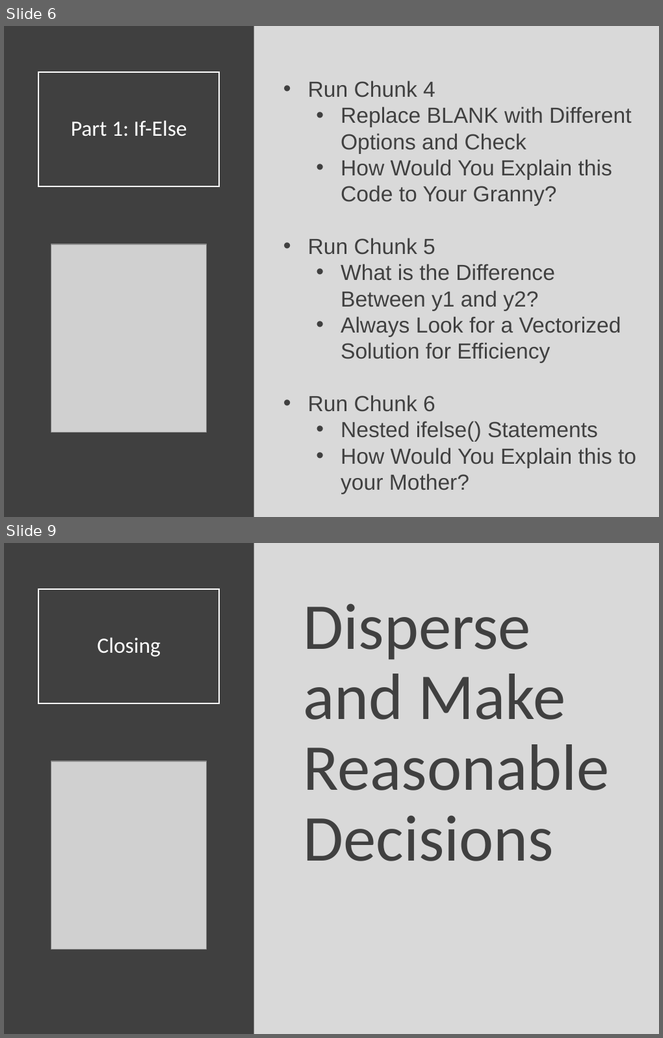
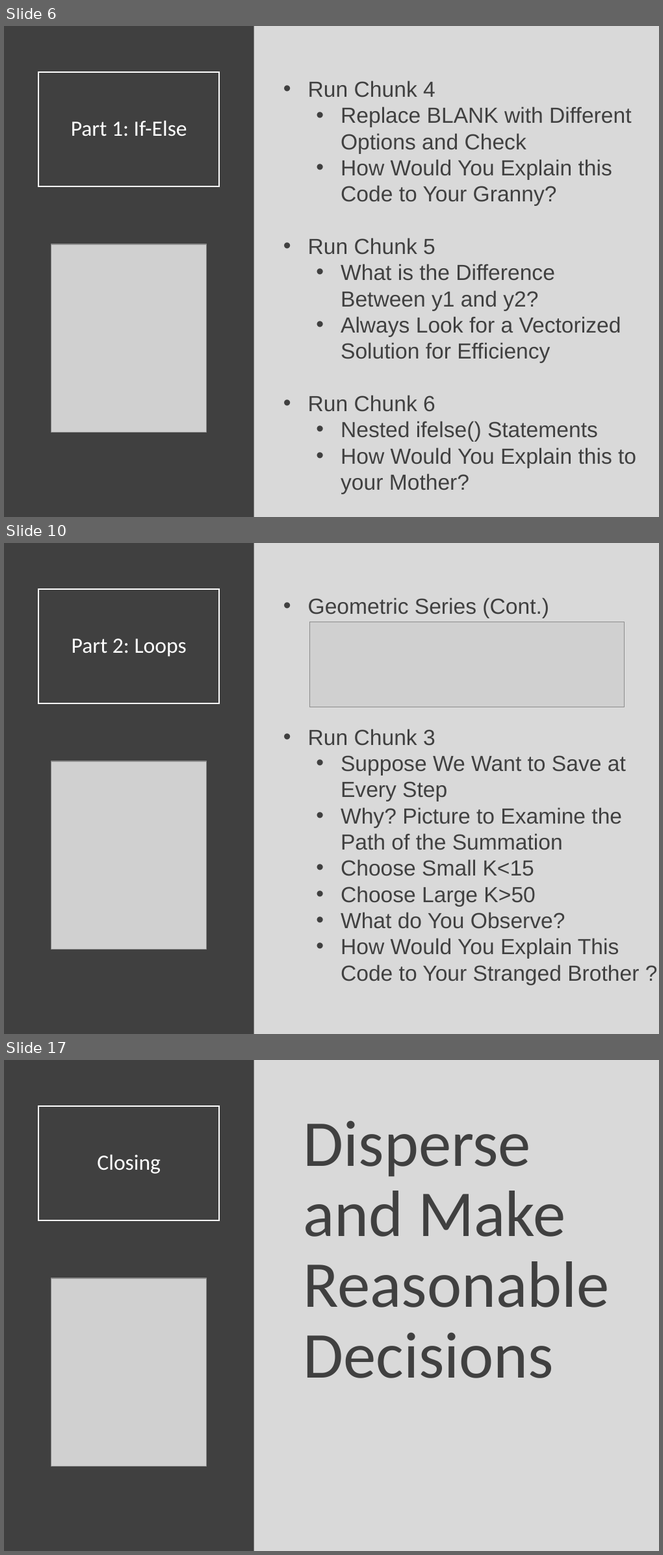
Before and after one commit to Yixf-Self/STOR320_WEBSITE, a slide deck: Lecture/Lecture 18/Lecture 18.pptx. Shown one above the other, each under a label of ours: slides 6 and 9 before the commit, slides 6, 10 and 17 after it; the slides between them are not shown. The pictures are 663x1038 and 663x1555 pixels, drawn with LibreOffice and Linux fonts; fonts in the diff are those of the drawing; grey boxes stand for pictures. Boxes give left, top, right and bottom in pixels: in the first picture for what was removed or moved away, otherwise in the second. Text is boxed around its words. In the diff, an @@ line names an element or a change of style, - is before the commit and + after.

```diff
--- a/Lecture/Lecture 18/Lecture 18.pptx
+++ b/Lecture/Lecture 18/Lecture 18.pptx
@@ slide 10 added at <box>4,543,659,1034</box>, background #D9D9D9 @@
@@ rectangle added at <box>4,543,254,1034</box>, fill #404040 @@
@@ title added at <box>38,589,220,704</box>, outline #FFFFFF 1.5 pt, 24 pt, text #FFFFFF @@
+Part 2: Loops
@@ text added at <box>308,598,639,986</box>, 24 pt, text #404040 @@
+• Geometric Series (Cont.)
+• Run Chunk 3
+  • Suppose We Want to Save at Every Step
+  • Why? Picture to Examine the Path of the Summation
+  • Choose Small K<15
+  • Choose Large K>50
+  • What do You Observe?
+  • How Would You Explain This Code to Your Stranged Brother ?
@@ picture added at <box>310,622,625,707</box> @@
@@ picture added at <box>51,761,206,949</box> @@
@@ what was slide 9 is now slide 17 @@
```
Also in this commit, not shown: 3 slides changed, 7 other slides added, 8 other files.
